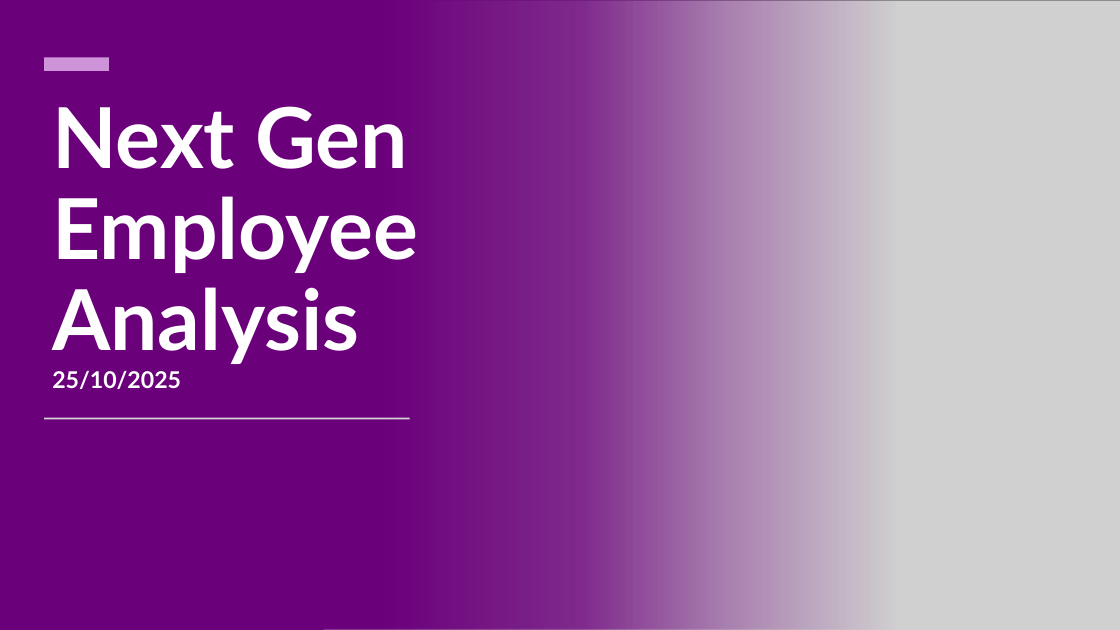
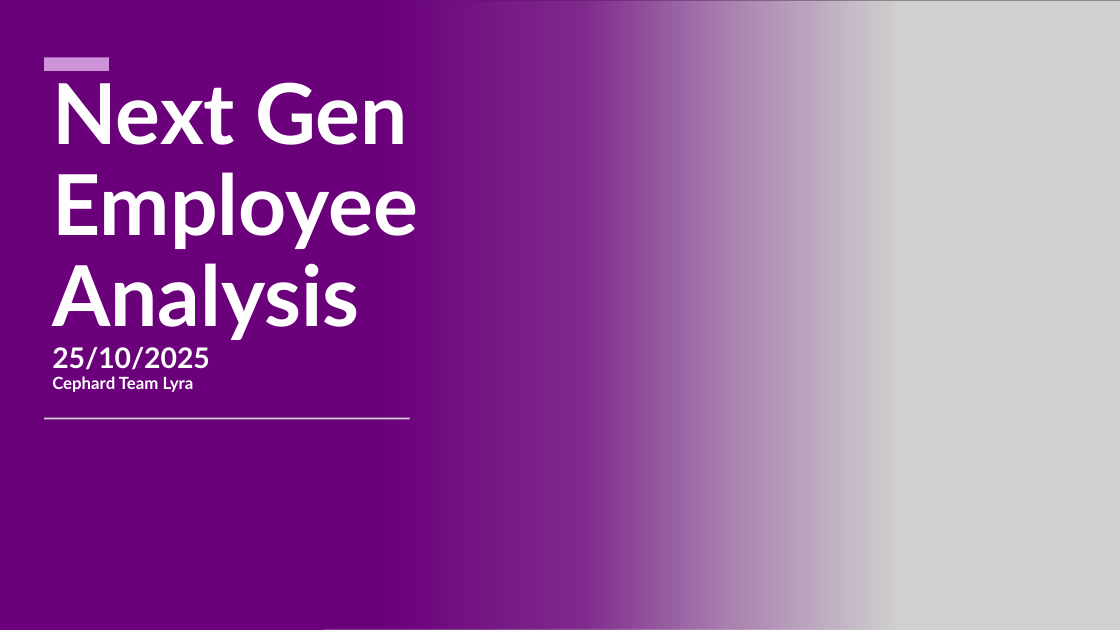
Before and after one commit to cephard/Next-Gen-Employee-Analysis, a slide deck: slide 1 of Next Gen Presentation.pptx. Drawn at 1120x630 pixels with LibreOffice and Linux fonts; fonts in the diff are those of the drawing; grey boxes stand for pictures. Boxes give left, top, right and bottom in pixels: in the first picture for what was removed or moved away, otherwise in the second. Text is boxed around its words. In the diff, an @@ line names an element or a change of style, - is before the commit and + after.

```diff
--- a/Next Gen Presentation.pptx
+++ b/Next Gen Presentation.pptx
@@ title at <box>52,82,418,392</box>: text changed @@
-Next Gen
-Employee
-Analysis
-25/10/2025
+Next Gen
+Employee
+Analysis
+25/10/2025
+Cephard Team Lyra
```
Also in this commit, not shown: 2 other files.
